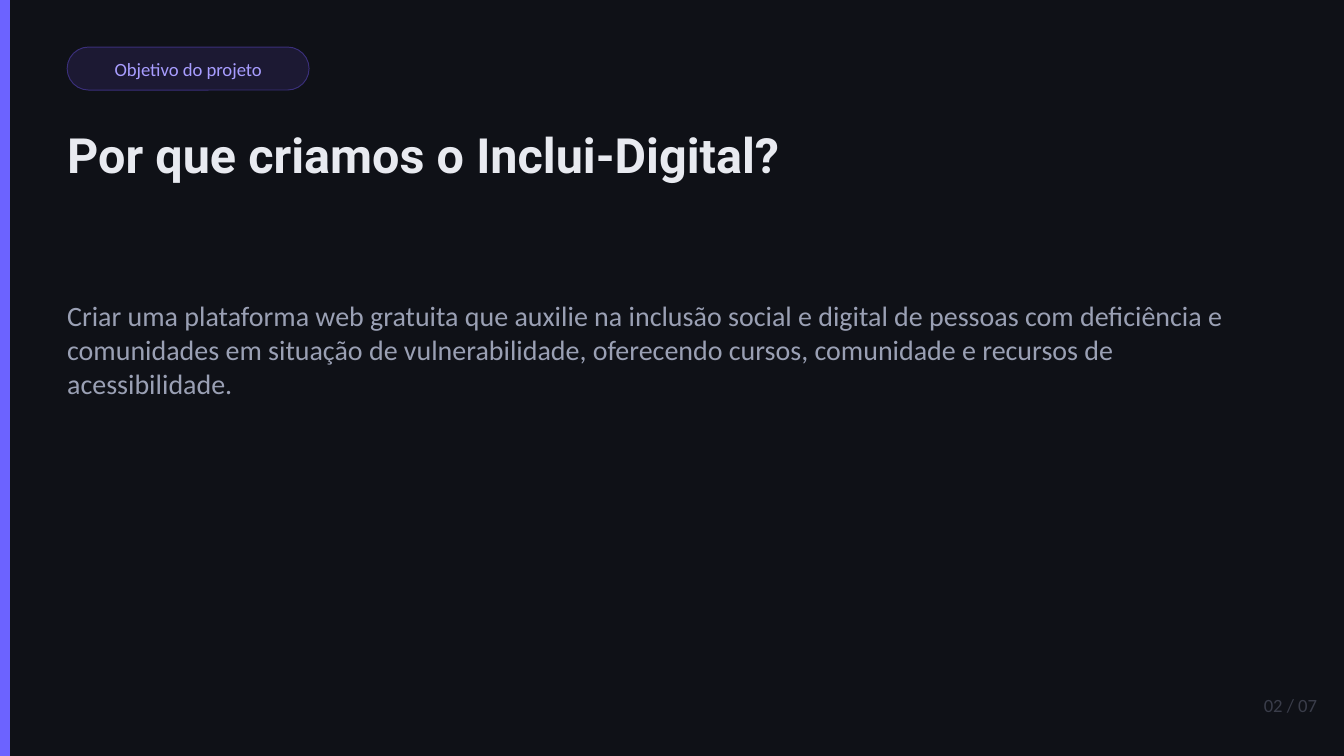
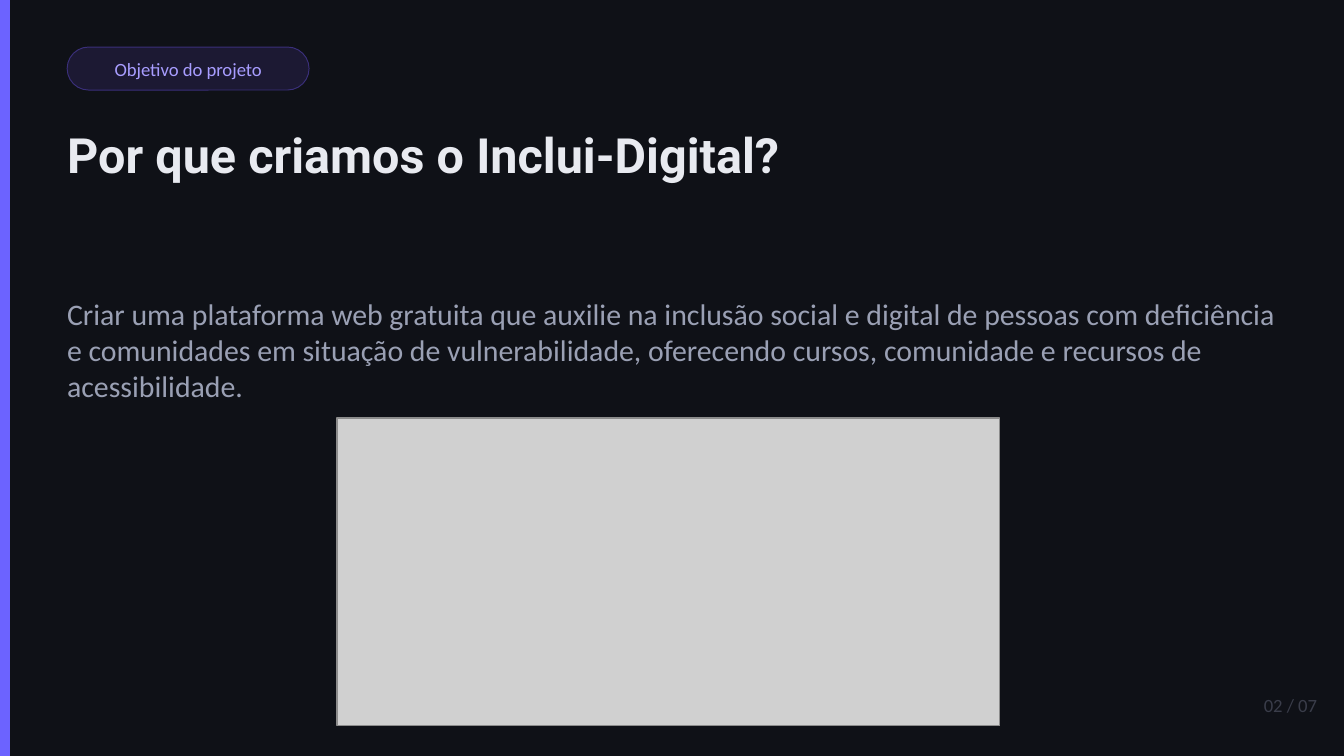
Before and after one commit to emanuelgdvf/emanuelgdvf03, a slide deck: slide 2 of Inclui-Digital.pptx. Drawn at 1344x756 pixels with LibreOffice and Linux fonts; fonts in the diff are those of the drawing; grey boxes stand for pictures. Boxes give left, top, right and bottom in pixels: in the first picture for what was removed or moved away, otherwise in the second. Text is boxed around its words. In the diff, an @@ line names an element or a change of style, - is before the commit and + after.

```diff
--- a/Inclui-Digital.pptx
+++ b/Inclui-Digital.pptx
@@ text "Criar uma plataforma web gratuita ..." at <box>67,304,1275,397</box>: size 15 to 16 pt @@
@@ picture added at <box>337,418,1000,726</box> @@
```
Also in this commit, not shown: 4 other slides changed, 2 other files.
